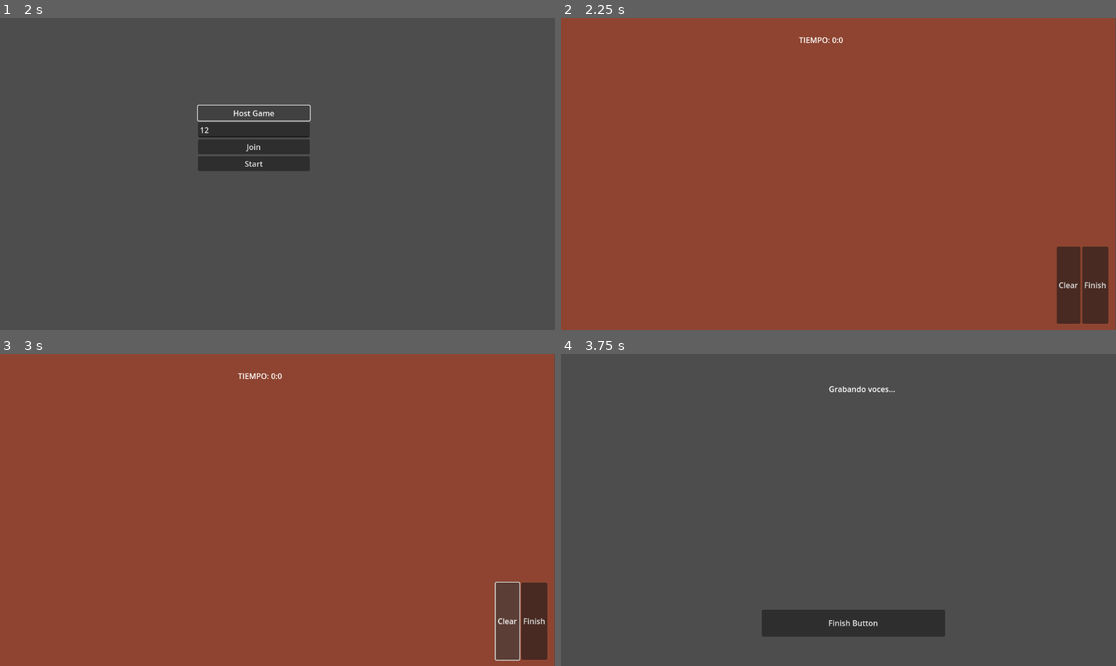
Above: before the commit, frames 1-4 (two rows, left to right).
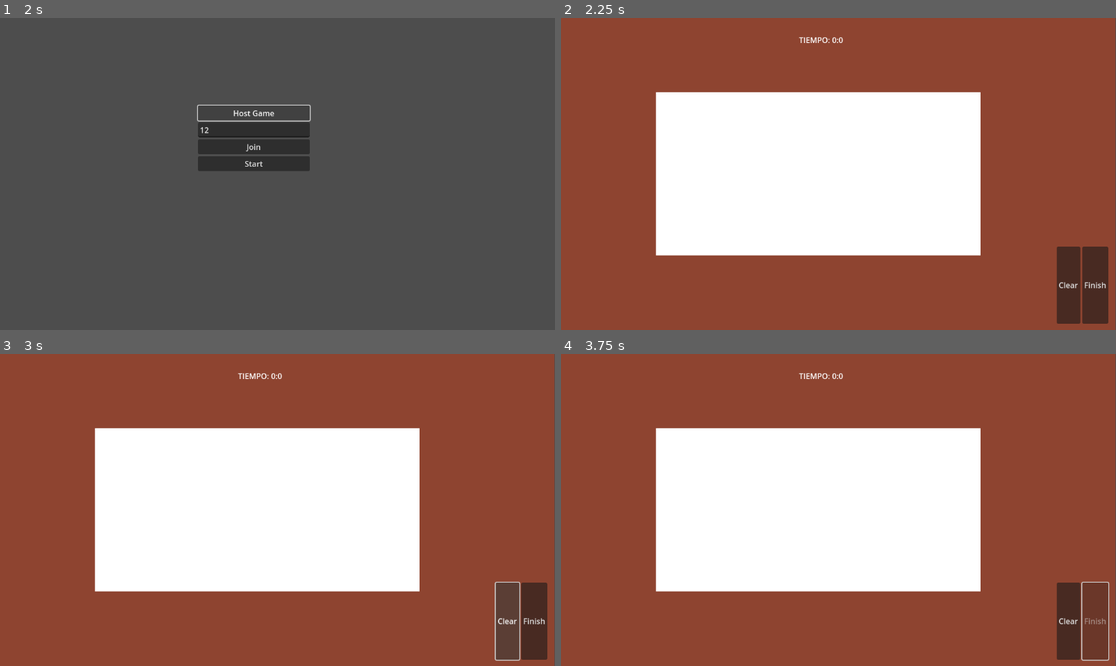
Above: after the commit, the same moments.

Repository: NHerreroo/VoiceActorGame
Game: Godot game, scene res://scenes/Main.tscn
Two runs of this game, one before a commit and one after it. Both use one fixed random seed, a clock stepped at 60 frames per second and the inputs below.
Inputs (mouse positions are in pixels of both pictures, inside the frame that each line leads up to):
- Up to frame 1 (2 s): click (255, 130) at 0.52 s; type "12" at 0.6 s; click "Host Game" at 1.25 s
- Up to frame 2 (2.25 s): click "Start" at 2 s
- Up to frame 3 (3 s): click "Clear" at 2.75 s
- Up to frame 4 (3.75 s): click "Finish" at 3.5 s

Frame 1 is identical in both runs. In frame 2, 31% of the frame differs, in the area x 17-76%, y 23-77%; in frame 3, 31%; in frame 4, 100%, in the area x 0-100%, y 0-100%.
Error before the commit: Parse Error: Function "update()" not found in base self. (res://scripts/drawing_canvas.gd:17)

Commit message:
mmmmmmm lot of bug but it works (ma o meno)
Refactors drawing submission to use PNG buffers, distributes all drawings to clients at the end of the drawing round, and adds logic for managing and displaying drawings in the voice round. Updates the VoiceRound scene with a new UI for recording, stopping, playing, and confirming voice recordings for each drawing. The drawing canvas export is improved to generate PNGs from user input, and the game flow is updated to support the new round transitions and data handling.

Diff:
--- a/autoload/GameManager.gd
+++ b/autoload/GameManager.gd
@@ -1,3 +1,4 @@
+# FILE: autoload/GameManager.gd
 extends Node
 
 enum Phase { LOBBY, DRAW, VOICE, RECAP }
@@ -7,11 +8,59 @@
 var room_code := ""
 
 var finished_players := []
+var drawings_submitted := []  # IDs de jugadores que ya enviaron dibujos
 
 var players := {}      # peer_id -> name
-var drawings := {}     # peer_id -> Image
-var voices := {}       # drawing_id -> Array[audio]
+var drawings := {}     # peer_id -> PackedByteArray (datos PNG)
+var voices := {}       # drawing_id -> PackedByteArray (datos de audio)
+
+# Nueva variable para la ronda de voz
+var current_drawing_index := 0
+var drawings_to_record := []  # IDs de los dibujos que este jugador debe grabar
 
 func reset_game():
 	drawings.clear()
 	voices.clear()
+	drawings_submitted.clear()
+	current_drawing_index = 0
+	drawings_to_record.clear()
+
+# Guardar dibujo localmente
+func save_local_drawing(image_data: PackedByteArray):
+	var my_id = multiplayer.get_unique_id()
+	drawings[my_id] = image_data
+
+# Obtener la lista de dibujos a grabar (excluyendo el propio)
+func setup_voice_round():
+	var my_id = multiplayer.get_unique_id()
+	drawings_to_record.clear()
+
+	for player_id in drawings.keys():
+		if player_id != my_id:
+			drawings_to_record.append(player_id)
+
+	print("Dibujos a grabar: ", drawings_to_record)
+	current_drawing_index = 0
+
+# Obtener el dibujo actual para grabar - CAMBIADO A PackedByteArray
+func get_current_drawing() -> PackedByteArray:
+	if drawings_to_record.size() == 0:
+		return PackedByteArray()
+
+	if current_drawing_index >= drawings_to_record.size():
+		return PackedByteArray()
+
+	var player_id = drawings_to_record[current_drawing_index]
+	return drawings.get(player_id, PackedByteArray())
+
+func get_current_player_id() -> int:
+	if current_drawing_index >= drawings_to_record.size():
+		return -1
+	return drawings_to_record[current_drawing_index]
+
+func next_drawing() -> bool:
+	current_drawing_index += 1
+	return current_drawing_index < drawings_to_record.size()
+
+func has_more_drawings() -> bool:
+	return current_drawing_index < drawings_to_record.size()
--- a/scenes/VoiceRound.tscn
+++ b/scenes/VoiceRound.tscn
@@ -7,20 +7,66 @@
 anchors_preset = 0
 script = ExtResource("1_1r8o5")
 
+[node name="Background" type="ColorRect" parent="."]
+layout_mode = 0
+offset_right = 1151.0
+offset_bottom = 649.0
+color = Color(0.2, 0.3, 0.4, 1)
+
 [node name="InfoLabel" type="Label" parent="."]
 layout_mode = 0
-offset_left = 556.0
-offset_top = 61.0
-offset_right = 629.0
-offset_bottom = 84.0
+offset_left = 300.0
+offset_top = 20.0
+offset_right = 850.0
+offset_bottom = 80.0
 text = "Info label"
+horizontal_alignment = 1
+vertical_alignment = 1
 
-[node name="FinishButton" type="Button" parent="."]
+[node name="DrawingTexture" type="TextureRect" parent="."]
 layout_mode = 0
-offset_left = 417.0
-offset_top = 531.0
-offset_right = 797.0
-offset_bottom = 587.0
-text = "Finish Button"
+offset_left = 250.0
+offset_top = 100.0
+offset_right = 900.0
+offset_bottom = 450.0
+expand_mode = 1
+stretch_mode = 3
 
-[connection signal="pressed" from="FinishButton" to="." method="_on_FinishButton_pressed"]
+[node name="TimerLabel" type="Label" parent="."]
+layout_mode = 0
+offset_left = 500.0
+offset_top = 470.0
+offset_right = 650.0
+offset_bottom = 500.0
+text = "Tiempo: 0s / 10s"
+
+[node name="ButtonContainer" type="HBoxContainer" parent="."]
+layout_mode = 0
+offset_left = 350.0
+offset_top = 520.0
+offset_right = 800.0
+offset_bottom = 580.0
+alignment = 1
+
+[node name="RecordButton" type="Button" parent="ButtonContainer"]
+layout_mode = 2
+text = "🎤 Grabar"
+
+[node name="StopButton" type="Button" parent="ButtonContainer"]
+visible = false
+layout_mode = 2
+text = "⏹️ Parar"
+
+[node name="PlayButton" type="Button" parent="ButtonContainer"]
+visible = false
+layout_mode = 2
+text = "▶️ Escuchar"
+
+[node name="FinishButton" type="Button" parent="ButtonContainer"]
+layout_mode = 2
+text = "✅ Confirmar"
+
+[connection signal="pressed" from="ButtonContainer/RecordButton" to="." method="_on_RecordButton_pressed"]
+[connection signal="pressed" from="ButtonContainer/StopButton" to="." method="_on_StopButton_pressed"]
+[connection signal="pressed" from="ButtonContainer/PlayButton" to="." method="_on_PlayButton_pressed"]
+[connection signal="pressed" from="ButtonContainer/FinishButton" to="." method="_on_FinishButton_pressed"]
--- a/scripts/drawing_canvas.gd
+++ b/scripts/drawing_canvas.gd
@@ -1,32 +1,222 @@
+# FILE: scripts/drawing_canvas.gd
 extends Control
 
 var drawing := false
 var last_pos := Vector2.ZERO
 var brush_color := Color.BLACK
 var brush_size := 4
-var lines := []  # Array de líneas [[from, to]]
+var lines := []  # Array de líneas [[from, to, color, size]]
+
+func _ready():
+	mouse_filter = Control.MOUSE_FILTER_STOP
+	queue_redraw()
 
 func _gui_input(event):
 	if event is InputEventMouseButton:
 		if event.button_index == MOUSE_BUTTON_LEFT:
 			drawing = event.pressed
-			last_pos = event.position
+			if event.pressed:
+				last_pos = event.position
+				lines.append([event.position, event.position, brush_color, brush_size])
+				queue_redraw()
 	elif event is InputEventMouseMotion and drawing:
-		lines.append([last_pos, event.position])
+		lines.append([last_pos, event.position, brush_color, brush_size])
 		last_pos = event.position
-		update()  # fuerza redraw
+		queue_redraw()
 
 func _draw():
+	# Dibujar un fondo blanco para el canvas
+	draw_rect(Rect2(Vector2.ZERO, size), Color.WHITE)
+
+	# Dibujar todas las líneas almacenadas
 	for line in lines:
-		draw_line(line[0], line[1], brush_color, brush_size)
+		draw_line(line[0], line[1], line[2], line[3])
 
 func clear():
 	lines.clear()
-	update()
-
-# Para exportar la imagen a PNG
+	queue_redraw()
+
+# Obtener la imagen del canvas - VERSIÓN CORREGIDA PARA GODOT 4.5
 func get_image() -> Image:
-	var img = Image.new()
-	img = get_viewport().get_texture().get_image()
-	img.flip_y()  # opcional
+	# Crear una imagen del tamaño del canvas
+	var img = Image.create(int(size.x), int(size.y), false, Image.FORMAT_RGBA8)
+
+	# Llenar con blanco
+	img.fill(Color.WHITE)
+
+	# Obtener los datos de la imagen como un PackedByteArray
+	var img_data = img.get_data()
+	var img_width = img.get_width()
+
+	# Convertir a un Array para poder modificarlo
+	var pixel_array = []
+	pixel_array.resize(img_data.size())
+
+	# Copiar los datos iniciales (fondo blanco)
+	for i in range(img_data.size()):
+		pixel_array[i] = img_data[i]
+
+	# Dibujar todas las líneas almacenadas
+	for line in lines:
+		var start: Vector2 = line[0]
+		var end: Vector2 = line[1]
+		var color: Color = line[2]
+		var thickness: int = line[3]
+
+		# Convertir color a bytes RGBA
+		var r_byte = int(color.r * 255)
+		var g_byte = int(color.g * 255)
+		var b_byte = int(color.b * 255)
+		var a_byte = int(color.a * 255)
+
+		# Dibujar una línea simple usando algoritmo de Bresenham
+		draw_line_on_array(pixel_array, img_width, start, end,
+						  r_byte, g_byte, b_byte, a_byte, thickness)
+
+	# Convertir el array de nuevo a PackedByteArray
+	var result_data = PackedByteArray()
+	result_data.resize(pixel_array.size())
+	for i in range(pixel_array.size()):
+		result_data[i] = pixel_array[i]
+
+	# Actualizar la imagen con los nuevos datos
+	img.set_data(img_width, img.get_height(), false, Image.FORMAT_RGBA8, result_data)
+
+	print("Canvas: imagen creada de tamaño ", img.get_size())
 	return img
+
+# Función auxiliar para dibujar una línea en el array de píxeles
+func draw_line_on_array(pixel_array: Array, width: int,
+					   start: Vector2, end: Vector2,
+					   r: int, g: int, b: int, a: int, thickness: int):
+	var x0 = int(start.x)
+	var y0 = int(start.y)
+	var x1 = int(end.x)
+	var y1 = int(end.y)
+
+	# Algoritmo de Bresenham para líneas
+	var dx = abs(x1 - x0)
+	var dy = abs(y1 - y0)
+	var sx = 1 if x0 < x1 else -1
+	var sy = 1 if y0 < y1 else -1
+	var err = dx - dy
+
+	while true:
+		# Dibujar el punto en (x0, y0)
+		draw_point_on_array(pixel_array, width, x0, y0, r, g, b, a, thickness)
+
+		if x0 == x1 and y0 == y1:
+			break
+
+		var e2 = 2 * err
+		if e2 > -dy:
+			err -= dy
+			x0 += sx
+		if e2 < dx:
+			err += dx
+			y0 += sy
+
+# Función auxiliar para dibujar un punto (con grosor)
+func draw_point_on_array(pixel_array: Array, width: int,
+						x: int, y: int,
+						r: int, g: int, b: int, a: int, thickness: int):
+	if thickness <= 1:
+		# Punto simple
+		set_pixel_in_array(pixel_array, width, x, y, r, g, b, a)
+	else:
+		# Punto con grosor (círculo simple)
+		var radius = thickness / 2
+		for dx in range(-radius, radius + 1):
+			for dy in range(-radius, radius + 1):
+				if dx * dx + dy * dy <= radius * radius:
+					set_pixel_in_array(pixel_array, width, x + dx, y + dy, r, g, b, a)
+
+# Función auxiliar para establecer un píxel en el array
+func set_pixel_in_array(pixel_array: Array, width: int,
+					   x: int, y: int,
+					   r: int, g: int, b: int, a: int):
+	# Verificar límites
+	if x < 0 or x >= width or y < 0 or y >= int(size.y):
+		return
+
+	# Calcular posición en el array (4 bytes por píxel: RGBA)
+	var pos = (y * width + x) * 4
+
+	if pos >= 0 and pos + 3 < pixel_array.size():
+		pixel_array[pos] = r      # Rojo
+		pixel_array[pos + 1] = g  # Verde
+		pixel_array[pos + 2] = b  # Azul
+		pixel_array[pos + 3] = a  # Alpha
+
+# Versión ALTERNATIVA más simple (si la anterior es compleja)
+func get_image_simple() -> Image:
+	# Crear una imagen del tamaño del canvas
+	var img = Image.create(int(size.x), int(size.y), false, Image.FORMAT_RGBA8)
+
+	# Llenar con blanco
+	img.fill(Color.WHITE)
+
+	# Crear una imagen temporal para cada línea y combinarlas
+	for line in lines:
+		var start: Vector2 = line[0]
+		var end: Vector2 = line[1]
+		var color: Color = line[2]
+		var thickness: int = line[3]
+
+		# Para cada línea, crear una pequeña imagen y usar blend_rect
+		# (Esta es una versión simplificada)
+
+		# Calcular bounding box de la línea
+		var min_x = min(start.x, end.x)
+		var max_x = max(start.x, end.x)
+		var min_y = min(start.y, end.y)
+		var max_y = max(start.y, end.y)
+
+		# Crear imagen para esta línea
+		var line_width = int(max_x - min_x) + thickness
+		var line_height = int(max_y - min_y) + thickness
+
+		if line_width > 0 and line_height > 0:
+			var line_img = Image.create(line_width, line_height, false, Image.FORMAT_RGBA8)
+			line_img.fill(Color(0, 0, 0, 0))  # Transparente
+
+			# Dibujar línea en la imagen temporal
+			# (En Godot 4.5 necesitarías usar Image.draw_line si está disponible,
+			# o implementar tu propio dibujo)
+
+			# Para simplificar, solo dibujamos puntos en los extremos
+			var offset_x = int(min_x - thickness/2)
+			var offset_y = int(min_y - thickness/2)
+
+			# Dibujar punto de inicio
+			draw_filled_circle_on_image(line_img,
+									   int(start.x - offset_x),
+									   int(start.y - offset_y),
+									   thickness, color)
+
+			# Dibujar punto final
+			draw_filled_circle_on_image(line_img,
+									   int(end.x - offset_x),
+									   int(end.y - offset_y),
+									   thickness, color)
+
+			# Combinar con la imagen principal
+			img.blend_rect(line_img,
+						  Rect2(0, 0, line_width, line_height),
+						  Vector2(offset_x, offset_y))
+
+	return img
+
+# Función auxiliar para dibujar un círculo relleno
+func draw_filled_circle_on_image(img: Image, center_x: int, center_y: int,
+							   radius: int, color: Color):
+	var data = img.get_data()
+	var width = img.get_width()
+	var height = img.get_height()
+
+	for y in range(max(0, center_y - radius), min(height, center_y + radius + 1)):
+		for x in range(max(0, center_x - radius), min(width, center_x + radius + 1)):
+			var dx = x - center_x
+			var dy = y - center_y
+			if dx * dx + dy * dy <= radius * radius:
+				img.set_pixel(x, y, color)
--- a/scripts/drawing_round.gd
+++ b/scripts/drawing_round.gd
@@ -1,3 +1,4 @@
+# FILE: scripts/drawing_round.gd
 extends Control
 
 var time_left := 30
@@ -24,22 +25,62 @@
 		print("TIEMPO ACABADO")
 		change_to_voice_phase()
 
-# 🔹 BOTÓN "TERMINAR"
+# 🔹 BOTÓN "TERMINAR" - AHORA ASÍNCRONO
 func _on_FinishButton_pressed():
 	if finished:
 		return
 	finished = true
+
+	# Deshabilitar botones para evitar múltiples clics
+	$VBoxContainer/FinishButton.disabled = true
+
 	var my_id = multiplayer.get_unique_id()
 	print("Jugador terminó:", my_id)
 
+	# Convertir dibujo a PNG y guardar localmente - CON AWAIT
+	var image = await canvas.get_image()  # AÑADIDO AWAIT
+
+	# Verificar que la imagen es válida
+	if image and image.get_size().x > 0 and image.get_size().y > 0:
+		var image_data = image.save_png_to_buffer()
+		print("Tamaño de datos PNG: ", image_data.size(), " bytes")
+
+		if image_data.size() > 0:
+			GameManager.save_local_drawing(image_data)
+
+			# Enviar el dibujo al host
+			rpc_id(1, "submit_drawing", my_id, image_data)
+		else:
+			print("ERROR: Los datos de la imagen están vacíos")
+			# Crear datos de prueba
+			create_test_drawing(my_id)
+	else:
+		print("ERROR: La imagen es inválida")
+		create_test_drawing(my_id)
+
+	# Marcar como terminado
 	if GameManager.is_host:
-		# 👑 El host se marca a sí mismo
 		host_player_finished(my_id)
 	else:
-		# 👥 Cliente avisa al host
 		rpc_id(1, "player_finished")
 
-# 🔹 EL HOST RECIBE QUIÉN TERMINA
+# Función para crear un dibujo de prueba si hay error
+func create_test_drawing(player_id: int):
+	var test_image = Image.create(100, 100, false, Image.FORMAT_RGBA8)
+	test_image.fill(Color(0.8, 0.2, 0.2, 1.0))  # Rojo oscuro
+	var test_data = test_image.save_png_to_buffer()
+	GameManager.save_local_drawing(test_data)
+	rpc_id(1, "submit_drawing", player_id, test_data)
+	print("Enviado dibujo de prueba para jugador ", player_id)
+
+@rpc("any_peer")
+func submit_drawing(player_id: int, image_data: PackedByteArray):
+	if not GameManager.is_host:
+		return
+
+	GameManager.drawings[player_id] = image_data
+	print("HOST: recibido dibujo de ", player_id)
+
 @rpc("any_peer")
 func player_finished():
 	if not GameManager.is_host:
@@ -48,36 +89,46 @@
 	var sender = multiplayer.get_remote_sender_id()
 	host_player_finished(sender)
 
-
-# 🔹 COMPROBAR SI TODOS TERMINARON
-func check_if_all_finished():
-	if GameManager.finished_players.size() >= get_total_players():
-		print("TODOS TERMINARON")
-		change_to_voice_phase()
-
-# 🔹 CAMBIO DE FASE (SOLO HOST)
-func change_to_voice_phase():
-	rpc("start_voice_phase")
-
 func host_player_finished(player_id: int):
 	if player_id in GameManager.finished_players:
 		return
 	GameManager.finished_players.append(player_id)
 	print(
-		"HOST: terminados",
+		"HOST: terminados ",
 		GameManager.finished_players.size(),
 		"/",
 		get_total_players()
 	)
 	check_if_all_finished()
 
+func check_if_all_finished():
+	if GameManager.finished_players.size() >= get_total_players():
+		print("TODOS TERMINARON")
+		change_to_voice_phase()
 
-func get_total_players() -> int:
-	return multiplayer.get_peers().size() + 1 # + host
+func change_to_voice_phase():
+	# El host envía todos los dibujos a todos los jugadores
+	print("Distribuyendo ", GameManager.drawings.size(), " dibujos...")
+	for player_id in GameManager.drawings.keys():
+		var image_data = GameManager.drawings[player_id]
+		rpc("receive_all_drawings", player_id, image_data)
+		print("Enviado dibujo de jugador ", player_id)
 
-# 🔹 CAMBIO REAL DE ESCENA
+	# Esperar un momento y cambiar de fase
+	await get_tree().create_timer(0.5).timeout
+	rpc("start_voice_phase")
+
+@rpc("any_peer", "call_local")
+func receive_all_drawings(player_id: int, image_data: PackedByteArray):
+	GameManager.drawings[player_id] = image_data
+	print("Recibido dibujo de ", player_id, " (", image_data.size(), " bytes)")
+
 @rpc("any_peer", "call_local")
 func start_voice_phase():
 	print("CAMBIO A VOICE ROUND - PEER:", multiplayer.get_unique_id())
 	GameManager.current_phase = GameManager.Phase.VOICE
+	GameManager.setup_voice_round()
 	get_tree().change_scene_to_file("res://scenes/VoiceRound.tscn")
+
+func get_total_players() -> int:
+	return multiplayer.get_peers().size() + 1
--- a/scripts/voice_round.gd
+++ b/scripts/voice_round.gd
@@ -1,11 +1,133 @@
+# FILE: scripts/voice_round.gd
 extends Control
 
+@onready var info_label = $InfoLabel
+@onready var drawing_texture = $DrawingTexture
+@onready var timer_label = $TimerLabel
+@onready var record_button = $ButtonContainer/RecordButton
+@onready var stop_button = $ButtonContainer/StopButton
+@onready var play_button = $ButtonContainer/PlayButton
+@onready var confirm_button = $ButtonContainer/FinishButton
+
+var current_audio = null
+var is_recording := false
+var recording_time := 0
+var max_recording_time := 10
+
 func _ready():
-	$InfoLabel.text = "Grabando voces..."
+	# Configurar UI inicial
+	record_button.visible = true
+	stop_button.visible = false
+	play_button.visible = false
+	confirm_button.disabled = true
+
+	# Mostrar el primer dibujo
+	show_next_drawing()
+
+func show_next_drawing():
+	if GameManager.has_more_drawings():
+		var image_data: PackedByteArray = GameManager.get_current_drawing()
+		var player_id = GameManager.get_current_player_id()
+
+		# Verificar que tenemos datos válidos
+		if image_data != null and image_data.size() > 0:
+			# Crear imagen desde los datos
+			var image = Image.new()
+			var error = image.load_png_from_buffer(image_data)
+
+			if error == OK:
+				# Crear textura
+				var texture = ImageTexture.create_from_image(image)
+				drawing_texture.texture = texture
+
+				info_label.text = "Dibujo de jugador " + str(player_id) + "\n\nGrabar tu voz para este dibujo"
+				info_label.text += "\nDibujo " + str(GameManager.current_drawing_index + 1) + " de " + str(GameManager.drawings_to_record.size())
+			else:
+				info_label.text = "Error cargando dibujo. Código: " + str(error)
+				print("ERROR al cargar PNG: ", error)
+		else:
+			info_label.text = "No hay datos de imagen disponibles"
+			print("Sin datos de imagen para jugador ", player_id)
+	else:
+		info_label.text = "¡Todos los dibujos completados!"
+		confirm_button.text = "Terminar Ronda"
+		drawing_texture.visible = false
+
+func _on_RecordButton_pressed():
+	start_recording()
+
+func start_recording():
+	is_recording = true
+	recording_time = 0
+	record_button.visible = false
+	stop_button.visible = true
+	play_button.visible = false
+	confirm_button.disabled = true
+
+	info_label.text = "Grabando... Habla ahora!"
+
+	# Iniciar temporizador visual
+	_update_timer()
+
+func stop_recording():
+	is_recording = false
+	record_button.visible = true
+	stop_button.visible = false
+	play_button.visible = true
+	confirm_button.disabled = false
+
+	info_label.text = "Grabación completada. Puedes escucharla o confirmar."
+
+func _on_StopButton_pressed():
+	stop_recording()
+
+func _on_PlayButton_pressed():
+	# Reproducir audio grabado
+	info_label.text = "Reproduciendo grabación..."
+	# Aquí iría la lógica para reproducir el audio
+	await get_tree().create_timer(1).timeout
+	info_label.text = "Grabación completada. Puedes escucharla o confirmar."
 
 func _on_FinishButton_pressed():
-	if GameManager.is_host:
-		rpc("start_recap")
+	if GameManager.has_more_drawings():
+		# Guardar la voz para este dibujo
+		var drawing_id = GameManager.get_current_player_id()
+		save_voice_for_drawing(drawing_id)
+
+		# Pasar al siguiente dibujo
+		if GameManager.next_drawing():
+			show_next_drawing()
+			# Resetear botones
+			record_button.visible = true
+			stop_button.visible = false
+			play_button.visible = false
+			confirm_button.disabled = true
+		else:
+			# Todos los dibujos completados
+			if GameManager.is_host:
+				rpc("start_recap")
+			else:
+				info_label.text = "Esperando a que otros terminen..."
+	else:
+		# Terminar ronda
+		if GameManager.is_host:
+			rpc("start_recap")
+
+func save_voice_for_drawing(drawing_id: int):
+	# Aquí guardarías el audio grabado
+	# Por ahora solo marcamos que está completado
+	print("Voz guardada para dibujo de jugador ", drawing_id)
+
+func _update_timer():
+	if is_recording:
+		recording_time += 1
+		timer_label.text = "Tiempo: " + str(recording_time) + "s / " + str(max_recording_time) + "s"
+
+		if recording_time >= max_recording_time:
+			stop_recording()
+
+		await get_tree().create_timer(1).timeout
+		_update_timer()
 
 @rpc("authority")
 func start_recap():
